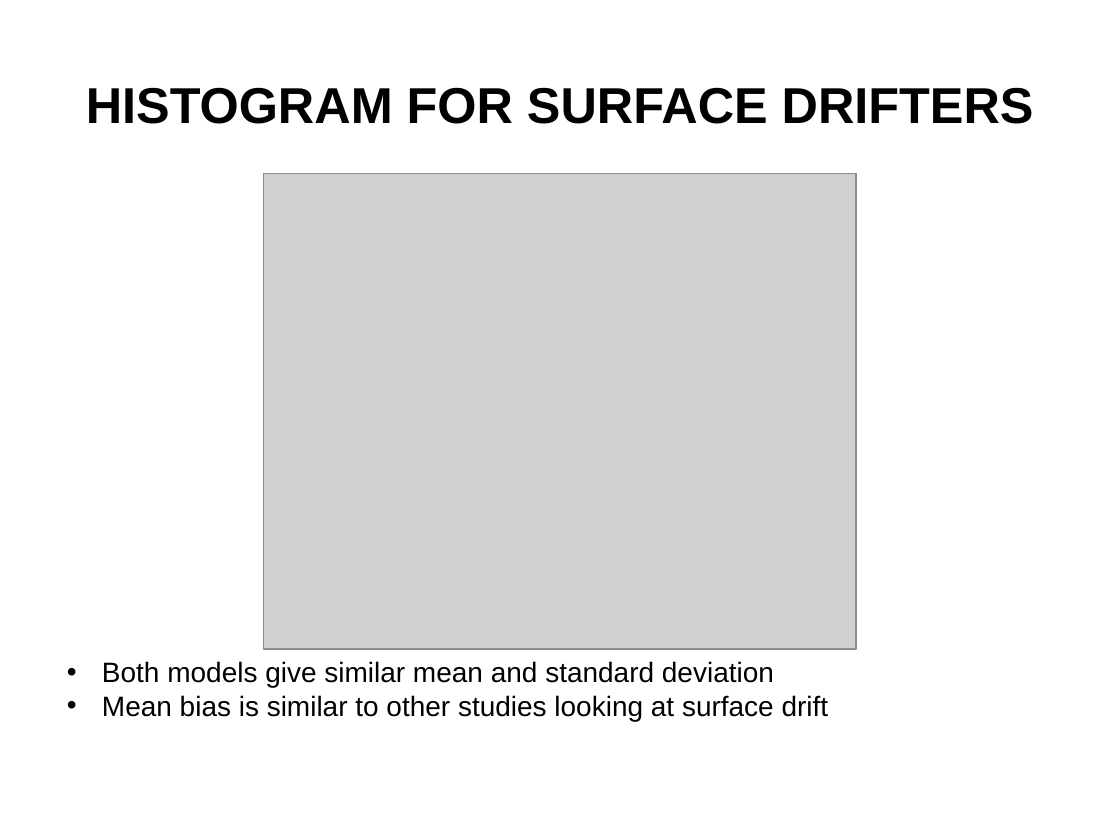
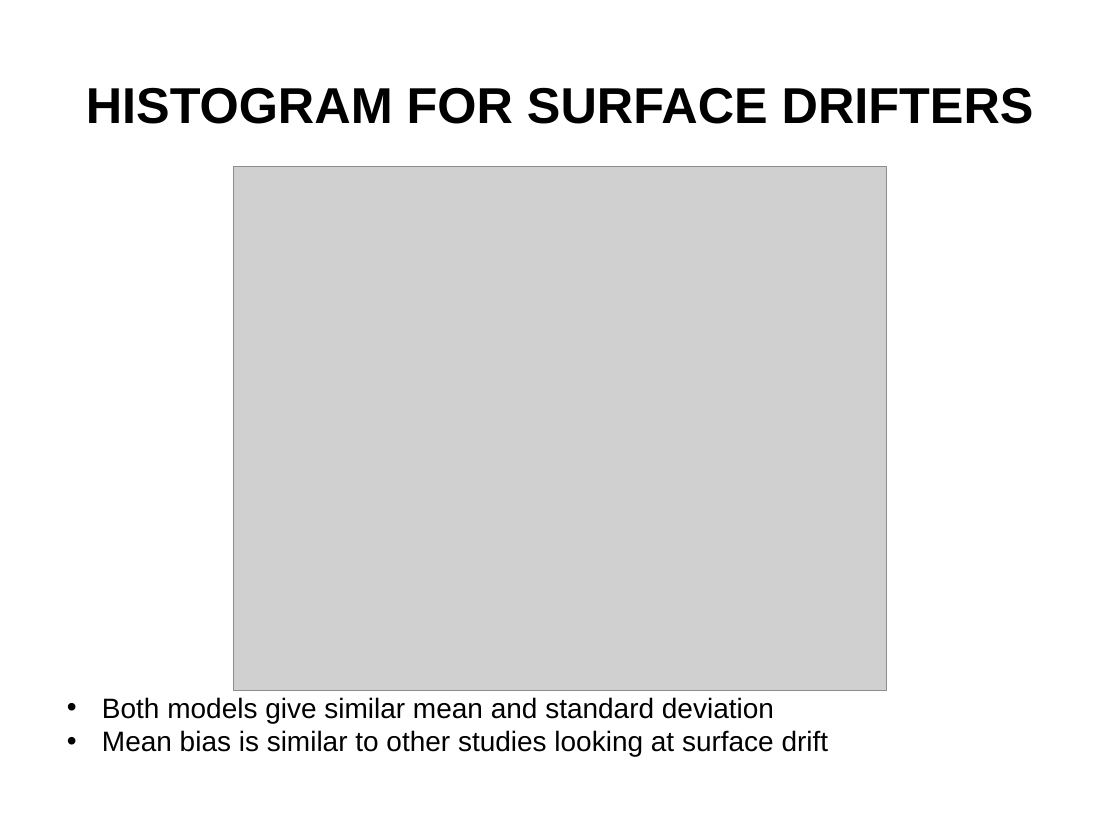
Before and after one commit to nsoontie/velocity-error, a slide deck: slide 5 of presentations/MOI-CONCEPTS-2021/Soontiens_Sutherland_drift_DFO-MOI.pptx. Drawn at 1120x840 pixels with LibreOffice and Linux fonts; fonts in the diff are those of the drawing; grey boxes stand for pictures; background and template pictures are left out. Boxes give left, top, right and bottom in pixels: in the first picture for what was removed or moved away, otherwise in the second. Text is boxed around its words. In the diff, an @@ line names an element or a change of style, - is before the commit and + after.

```diff
--- a/presentations/MOI-CONCEPTS-2021/Soontiens_Sutherland_drift_DFO-MOI.pptx
+++ b/presentations/MOI-CONCEPTS-2021/Soontiens_Sutherland_drift_DFO-MOI.pptx
@@ picture: place and size @@
-picture at <box>264,174,857,650</box>
+picture at <box>234,167,887,691</box>
@@ text "Both models give similar mean ...": place and size @@
-text "Both models give similar mean ..." at <box>102,661,829,721</box>
+text "Both models give similar mean ..." at <box>102,697,829,756</box>
```
Also in this commit, not shown: 5 other slides changed, 2 slides added, 4 slides removed.
